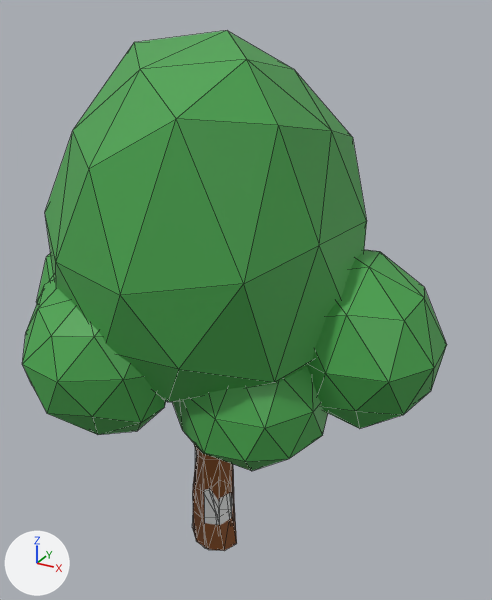
Renders of the glTF model mapas/modelos/floresta_tree_simple_large.glb from each side of a commit.
One viewpoint serves both versions: a 50 mm camera at (10.81, -17.27, 18.55) aimed at (0.84, 0.84, 9.49). The lights are fixed; the arrows at lower left show +X, +Y and +Z. The picture after the commit comes second. Mesh edges are drawn as thin lines. Where no turn or scale is listed for an object, it has been applied to the vertices. Vertices at exactly the same position are counted once.

The scene before the commit, as lines of its bpy script (objects in view):
```python
me_colisao = bpy.data.meshes.new('Colisao')
me_colisao.from_pydata(...)  # an 8-sided cut cone along z (radius 0.75 at the low end, 0.64 at the high end) spanning x -0.71..0.79, y -0.84..0.65, z -0.15..5.56
me_icosphere_004 = bpy.data.meshes.new('Icosphere.004')
me_icosphere_004.from_pydata(...)  # 362 vertices, 692 faces; spans x -6.2..7.5, y -5.3..6.1, z -0.1..17.8
# faces by material slot: [560, 132]
me_icosphere_004.materials.append(mat_canopy)
me_icosphere_004.materials.append(mat_trunk_bright)
ob_colisao = bpy.data.objects.new('Colisao', me_colisao)
ob_colisao.location = (0.0, 0.0, 0.0)
ob_simple_tree_big_f = bpy.data.objects.new('Simple tree big f', me_icosphere_004)
ob_simple_tree_big_f.location = (0.0, 0.0, 0.0)
```
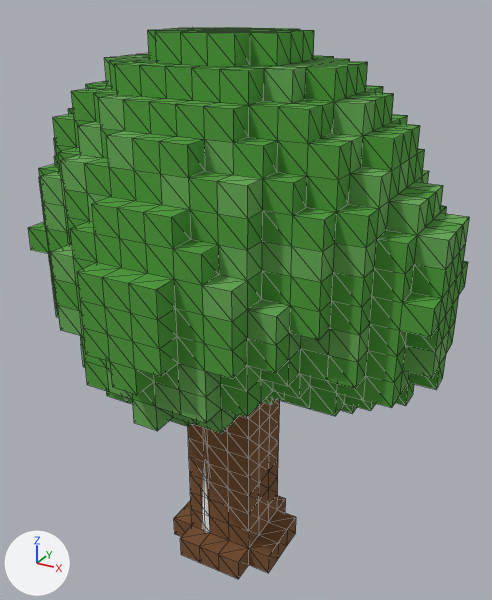
Location of each change, (x1, y1, x2, y2) in pixels of the pictures (492 x 600 px):
'Simple tree big f', reshaped (6% taller): before (22, 31, 447, 551); after (28, 27, 469, 579)
part 1 of me_icosphere_004, rebuilt (37% wider, 49% taller): before (45, 31, 367, 402); after (28, 27, 469, 579)
part 2 of me_icosphere_004, deleted (green): before (22, 279, 166, 435)
part 3 of me_icosphere_004, deleted (green): before (172, 366, 328, 471)
part 4 of me_icosphere_004, deleted (green): before (36, 250, 447, 551)

Patch to the scene script:
```diff
--- a/mapas/modelos/floresta_tree_simple_large.glb.py
+++ b/mapas/modelos/floresta_tree_simple_large.glb.py
@@ mat_voxel_tronco @@
+mat_voxel_tronco = principled_material('voxel_tronco')
+mat_voxel_tronco.base_color = (0.195, 0.0844, 0.0296)  # brown #7a5230
+mat_voxel_tronco.roughness = 1.0
@@ mat_voxel_copa_clara @@
+mat_voxel_copa_clara = principled_material('voxel_copa_clara')
+mat_voxel_copa_clara.base_color = (0.137, 0.406, 0.0921)  # green #67ab56
+mat_voxel_copa_clara.roughness = 1.0
@@ mat_voxel_copa @@
+mat_voxel_copa = principled_material('voxel_copa')
+mat_voxel_copa.base_color = (0.0782, 0.337, 0.0423)  # green #4f9d3a
+mat_voxel_copa.roughness = 1.0
@@ me_icosphere_004 @@
 # used by ob_simple_tree_big_f; location = (0.0, 0.0, 0.0)
-me_icosphere_004.from_pydata(...)  # 362 vertices, 692 faces; spans x -6.2..7.5, y -5.3..6.1, z -0.1..17.8
-me_icosphere_004.materials.append(mat_canopy)
-me_icosphere_004.materials.append(mat_trunk_bright)
+me_icosphere_004.from_pydata(...)  # 1200 vertices, 2396 faces; spans x -6.2..7.5, y -5.3..6.1, z -0.1..17.8
+# me_icosphere_004 part 1: the loose piece of 42 vertices spanning x -5.0..5.1, y -5.1..4.9, z 7.0..17.8 is rebuilt with 1200 vertices and now spans x -6.2..7.5, y -5.3..6.1, z -0.1..17.8
+# me_icosphere_004 part 2: the loose piece of 42 vertices spanning x -4.8..0.7, y -5.3..-0.3, z 6.0..11.2 is deleted
+# me_icosphere_004 part 3: the loose piece of 42 vertices spanning x -0.7..4.8, y -3.7..1.1, z 5.6..10.8 is deleted
+# me_icosphere_004 part 4
+# 152 vertices are removed from x -6.2..7.5, y -2.7..3.4, z -0.1..11.9
+# 292 faces are deleted
+# other edits to the shape of me_icosphere_004 do not show in these pictures
+me_icosphere_004.materials.append(mat_voxel_tronco)  # brown #7a5230
+me_icosphere_004.materials.append(mat_voxel_copa)  # green #4f9d3a
+me_icosphere_004.materials.append(mat_voxel_copa_clara)  # green #67ab56
```
